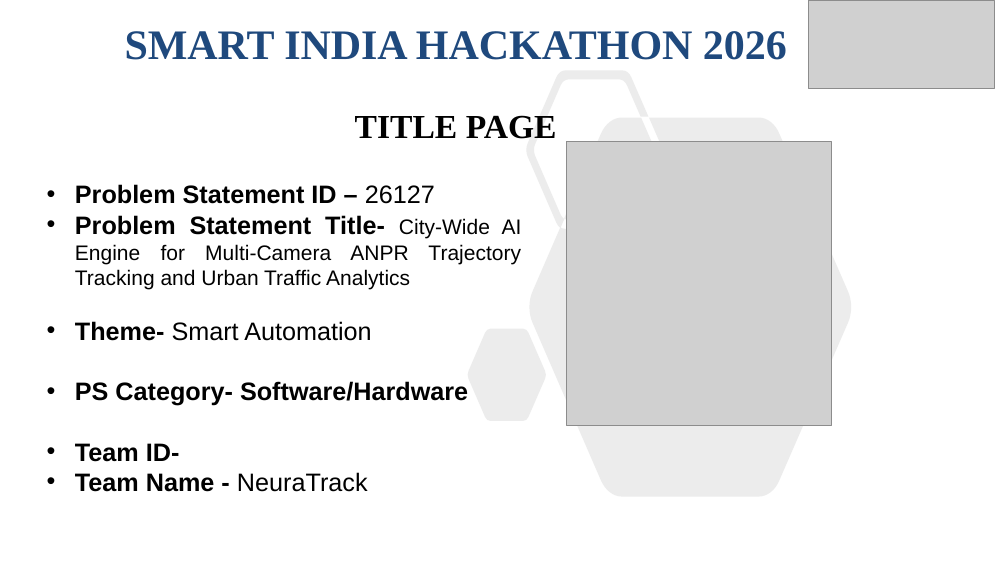
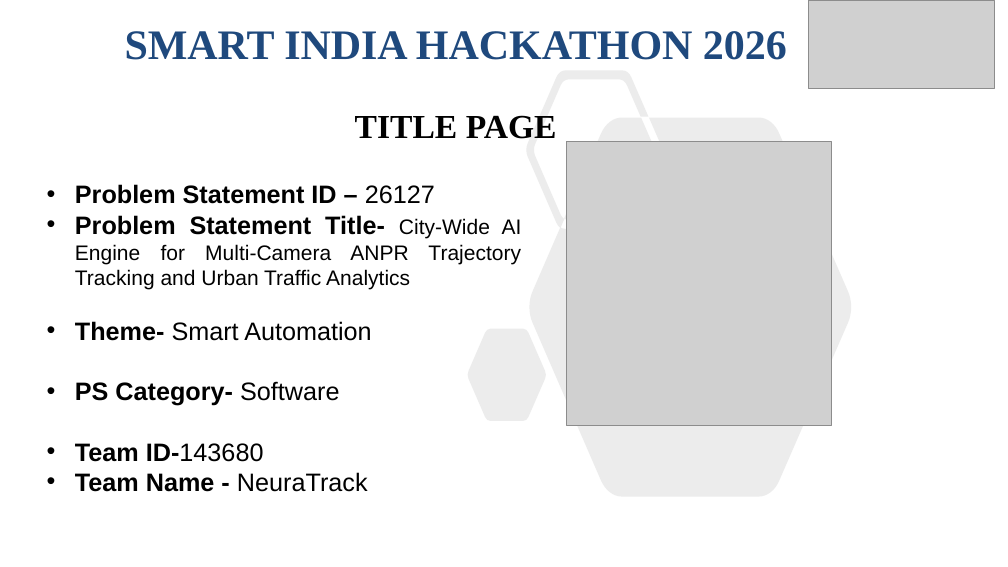
Before and after one commit to GudlaVishal-23/Trace-X, a slide deck: slide 1 of SIH2026-IDEA-Presentation-with-traceX last2.pptx. Drawn at 1008x567 pixels with LibreOffice and Linux fonts; fonts in the diff are those of the drawing; grey boxes stand for pictures. Boxes give left, top, right and bottom in pixels: in the first picture for what was removed or moved away, otherwise in the second. Text is boxed around its words. In the diff, an @@ line names an element or a change of style, - is before the commit and + after.

```diff
--- a/SIH2026-IDEA-Presentation-with-traceX last2.pptx
+++ b/SIH2026-IDEA-Presentation-with-traceX last2.pptx
@@ text at [75,381,339,462]: text changed @@
-• PS Category- Software/Hardware
-• Team ID-
+• PS Category- Software
+• Team ID-143680
```
Also in this commit, not shown: 4 other slides changed, 3 other files.
